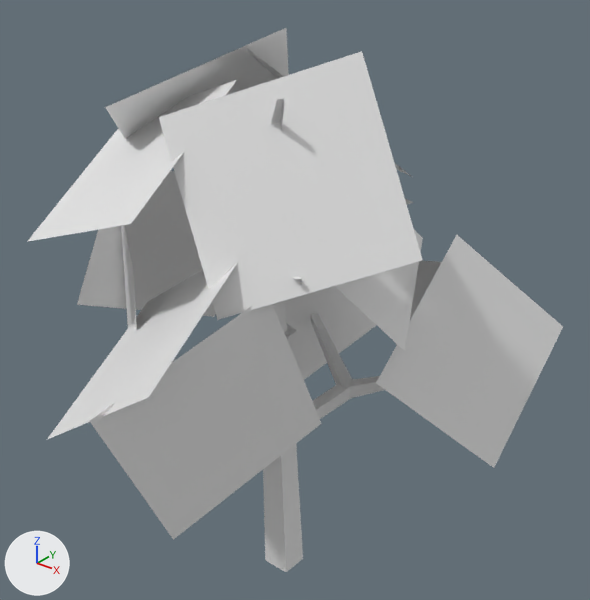
Renders of the OBJ model wwwroot/res/models/tree.obj from each side of a commit.
Rendered twice from a 50 mm lens placed at (3.43, -4.11, 5.09), pointed at (-0.01, 0.2, 2.43). Arrows for +X, +Y and +Z are at lower left; the lights stay in place. Where no turn or scale is listed for an object, it has been applied to the vertices.

The first picture shows 'tree'.
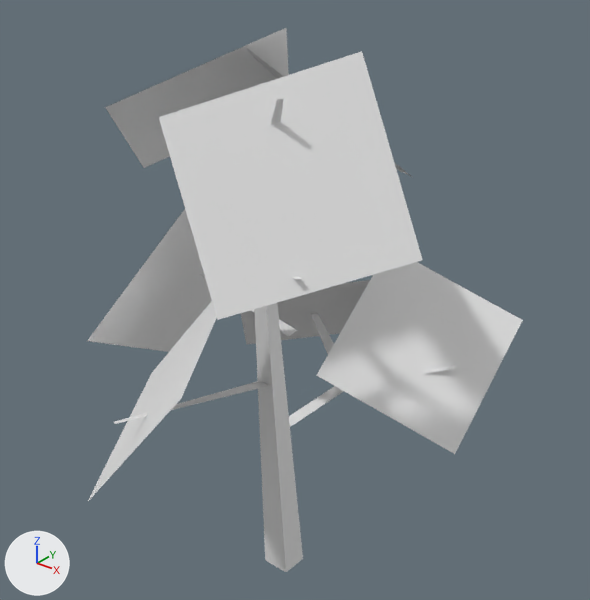
Boxes (x1, y1, x2, y2) around the edits, measured in the pictures (590 x 600 px):
'tree', reshaped (19% narrower): before (27, 27, 563, 572); after (87, 27, 523, 572)
part 1 of me_tree, rebuilt (31% narrower, 15% taller): before (48, 265, 236, 439); after (88, 301, 217, 501)
part 2 of me_tree, deleted: before (27, 80, 563, 540)
part 3 of me_tree, cut back: before (263, 100, 385, 572); after (87, 209, 523, 572)

Patch to the scene script:
```diff
--- a/wwwroot/res/models/tree.obj.py
+++ b/wwwroot/res/models/tree.obj.py
@@ me_tree @@
 # used by ob_tree; location = (0.0, 0.0, 0.0)
-me_tree.from_pydata(...)  # 112 vertices, 35 faces; spans x -1.62..1.52, y -1.87..1.9, z 0.0..4.38
+me_tree.from_pydata(...)  # 66 vertices, 17 faces; spans x -1.35..1.3, y -1.72..1.89, z 0.0..4.38
+# me_tree part 1: the loose piece of 4 vertices spanning x -0.68..0.64, y -1.8..-0.65, z 2.1..3.25 is rebuilt with 4 vertices and now spans x -0.73..0.58, y -1.72..-0.45, z 1.68..2.89
+# me_tree part 2: 8 loose pieces with 32 vertices, spanning x -1.62..1.52, y -1.87..1.83, z 1.29..4.09, are deleted
+# me_tree part 3
+# 27 vertices are removed from x -0.79..0.93, y -1.57..1.9, z 0.97..4.09
+# 15 faces are deleted
+# 15 vertices are added at x -1.27..1.15, y -0.99..1.89, z 1.19..3.21
+# 6 new faces join them
```
